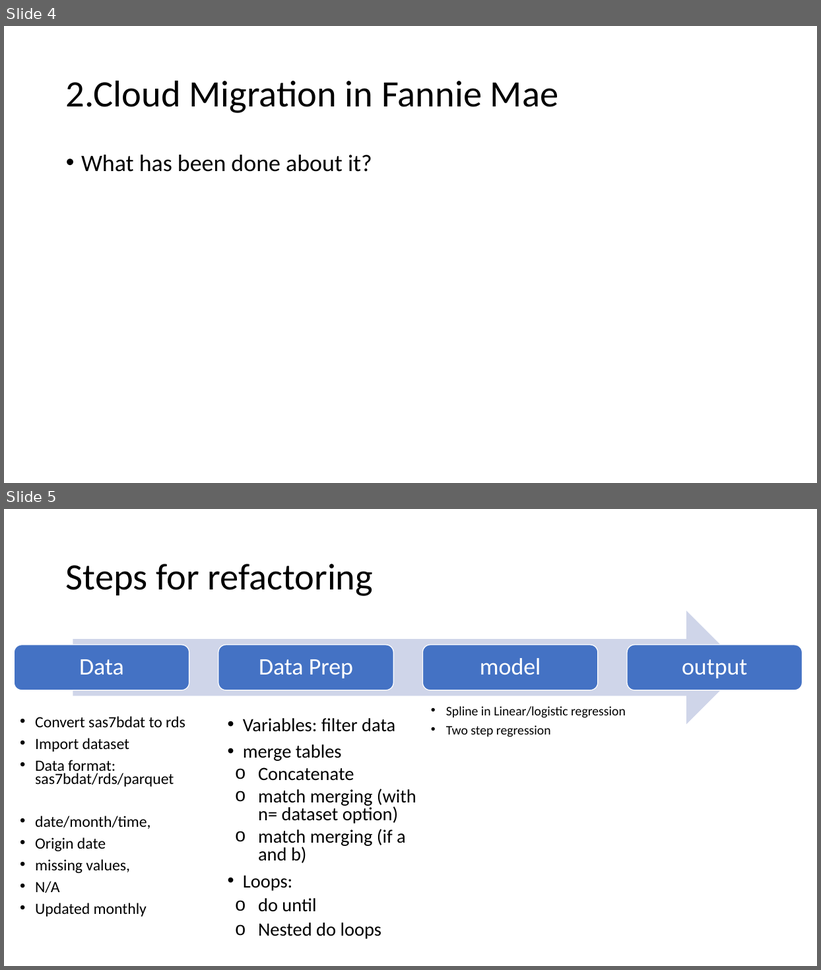
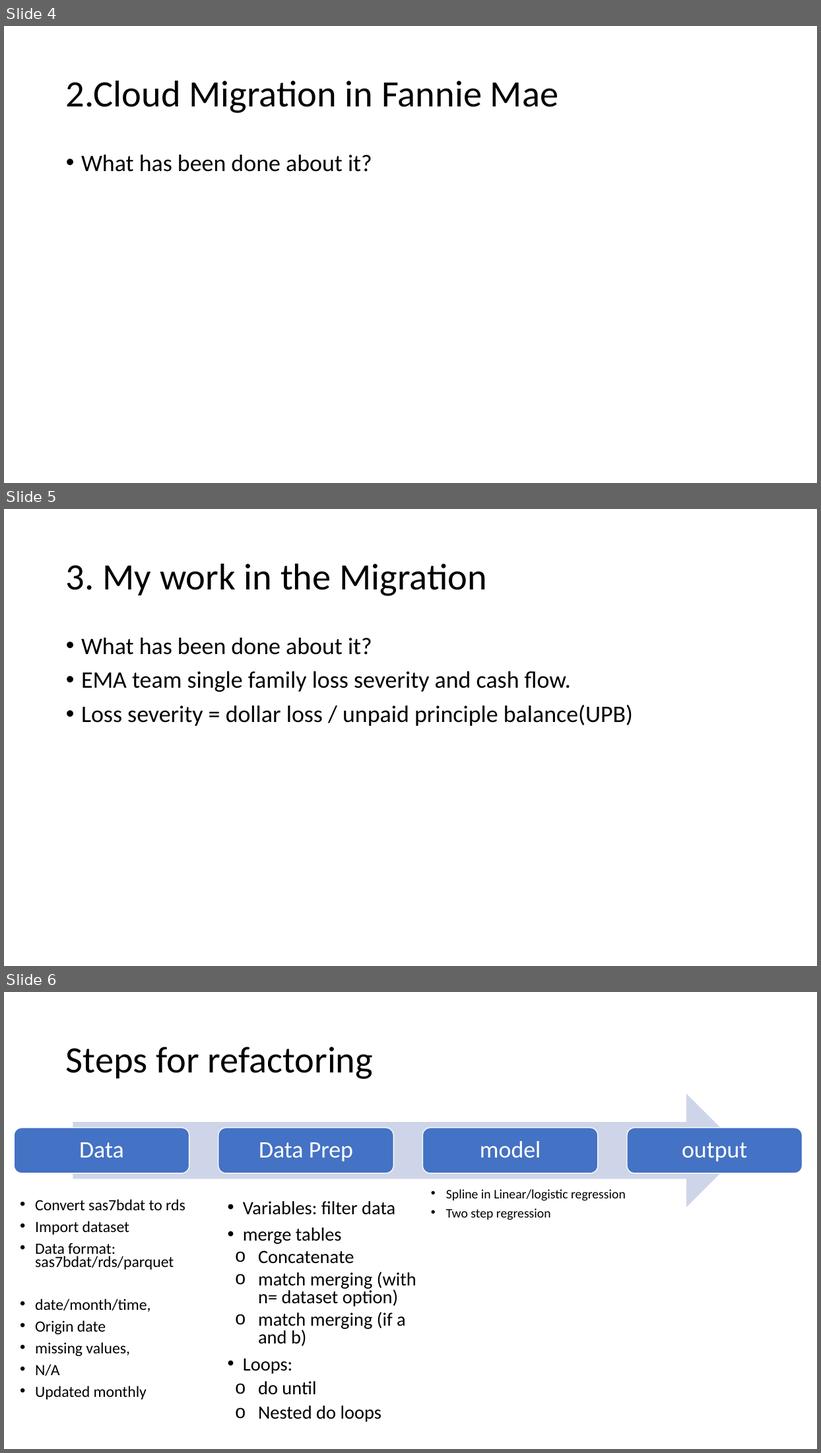
Before and after one commit to wx2123/WSDS-2026-OH, a slide deck: 2026 WSDS - Wujian Xue.pptx. Shown one above the other, each under a label of ours: slides 4 and 5 before the commit, slides 4, 5 and 6 after it. The pictures are 821x970 and 821x1453 pixels, drawn with LibreOffice and Linux fonts; fonts in the diff are those of the drawing. Boxes give left, top, right and bottom in pixels: in the first picture for what was removed or moved away, otherwise in the second. Text is boxed around its words. In the diff, an @@ line names an element or a change of style, - is before the commit and + after.

```diff
--- a/2026 WSDS - Wujian Xue.pptx
+++ b/2026 WSDS - Wujian Xue.pptx
@@ slide 5 added at (x1=4, y1=509, x2=817, y2=966), background #FFFFFF @@
@@ title added at (x1=66, y1=563, x2=487, y2=596), 44 pt, text #000000 @@
+3. My work in the Migration
@@ text added at (x1=81, y1=638, x2=633, y2=726), 28 pt, text #000000 @@
+• What has been done about it?
+• EMA team single family loss severity and cash flow.
+• Loss severity = dollar loss / unpaid principle balance(UPB)
@@ what was slide 5 is now slide 6 @@
```
Also in this commit, not shown: 1 slide changed, 1 other file.
